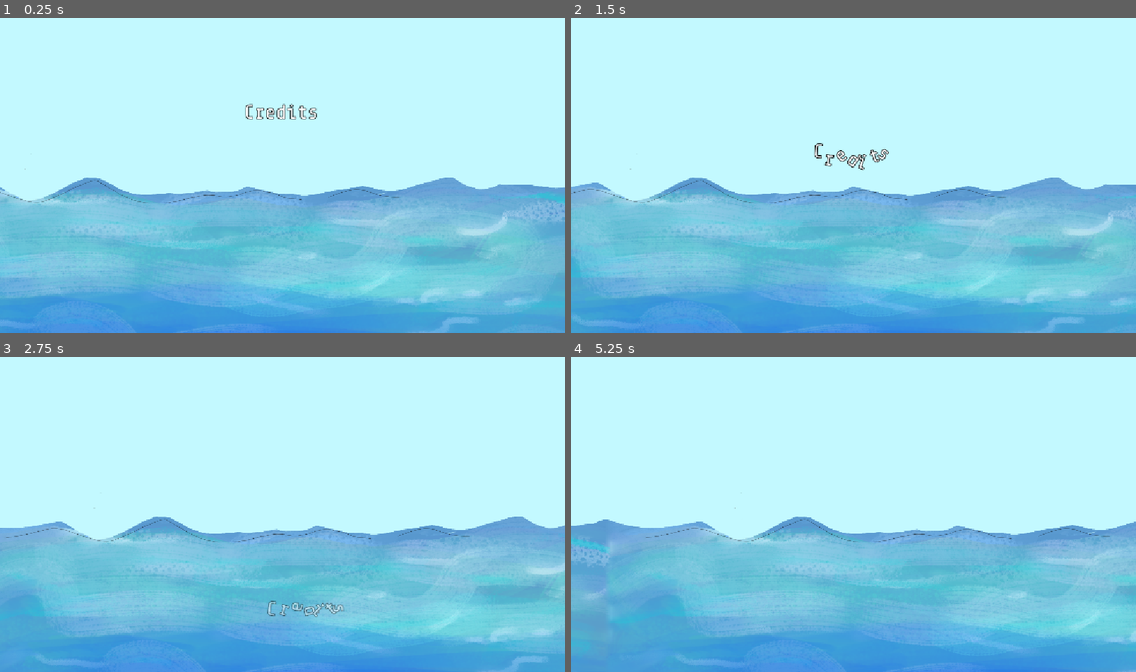
Above: before the commit, frames 1-4 (two rows, left to right).
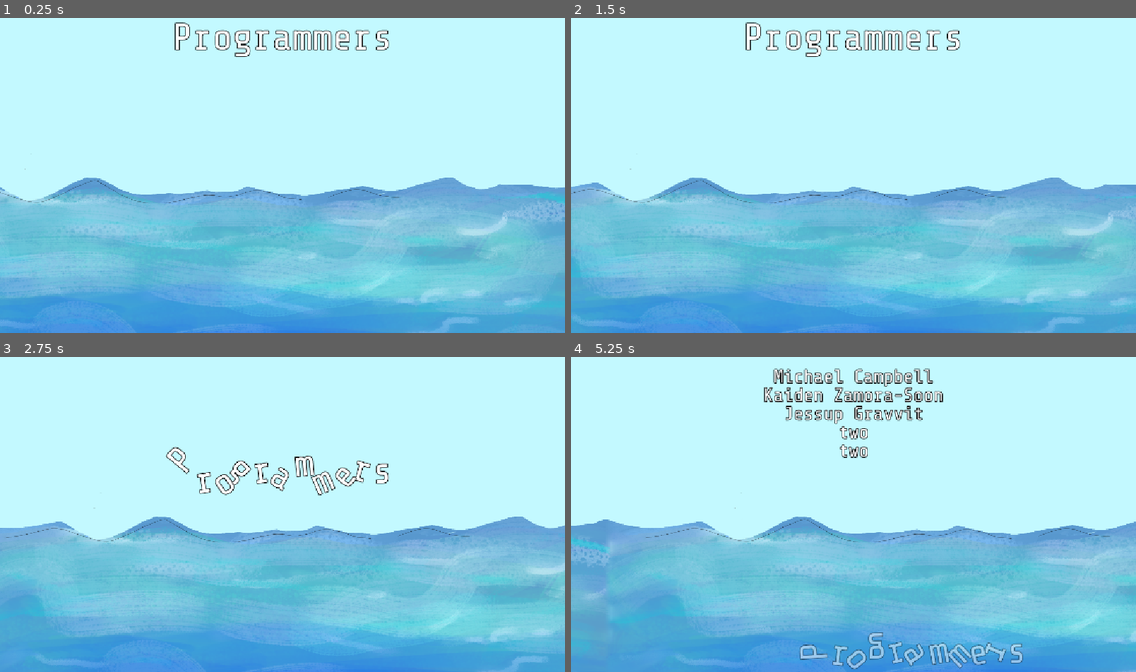
Above: after the commit, the same moments.

Repository: gmuGADIG/King-Fisher
Game: Godot game, scene res://ui/credits/credits.tscn
Same seed, same stepped clock (60 frames per second), same inputs: the game is played once before the commit and once after it. This scene is started directly instead of the project's main scene. The engine's default icon, where the game draws it, is replaced by a stand-in: a white triangle on a blue panel in a dark square. Sound files missing from this copy of the repository are replaced by a short silence.
Inputs (mouse positions are in pixels of both pictures, inside the frame that each line leads up to):
- Up to frame 1 (0.25 s): no input
- Up to frame 2 (1.5 s): tap Enter (test1) at 0.5 s; move the mouse to (977, 159) at 0.52 s; hold Right 0.53-1.25 s; hold = (add_fish) 0.53-1.25 s; click (977, 159) at 0.67 s; tap Space (jump) at 0.77 s; drag from (740, 191) to (853, 276) at 1.27 s
- Up to frame 3 (2.75 s): move the mouse to (339, 442) at 2.02 s; hold Right from 2.03 s (still down); hold W (catch_fish_main) from 2.03 s (still down)
- Up to frame 4 (5.25 s): release Right at 2.75 s; release W (catch_fish_main) at 2.75 s; drag from (825, 577) to (684, 464) at 2.77 s; move the mouse to (1023, 561) at 3.52 s; hold A (move_left) 3.53-4.25 s; hold \ (print_players) 3.53-4.25 s; tap Space (jump) at 3.77 s; drag from (684, 464) to (853, 615) at 4.27 s; move the mouse to (881, 514) at 5.02 s; hold S (move_down) from 5.03 s (still down); hold Tab (scoreboard) from 5.03 s (still down); click (881, 514) at 5.17 s

The runs differ from the first frame. In frame 1, 1.9% of the frame differs, in the area x 30-69%, y 1-33%; in frame 2, 1.9%; in frame 3, 1.8%; in frame 4, 3.9%, in the area x 34-80%, y 3-100%.

Commit message:
Generate credit lines

Diff:
--- a/ui/credits/credits.gd
+++ b/ui/credits/credits.gd
@@ -1,41 +1,76 @@
 extends Node2D
 
+class CreditData:
+	var size : int
+	var text : String
 
-@export var letter_rigidbody_packed : PackedScene
+	func get_font_size() -> int:
+		match size:
+			1:
+				return 100
+			2:
+				return 72
+			3:
+				return 50
+			_:
+				assert(false,"invalid size")
+				return -1
 
-@export var random_angular : float
-@export var random_linear : Vector2
+	func _to_string() -> String:
+		return str(size, " - ", text)
+
+@export_multiline var credits_raw : String
+
+@export var credits_text_packed : PackedScene
+
+var credits_data : Array[CreditData]
+
+
 
 # Called when the node enters the scene tree for the first time.
 func _ready() -> void:
-	$CreditsAnimation.play("credits")
-	await get_tree().create_timer(1.0).timeout
-	text_to_rigidbody($Guy,$Guy/Label)
+	for c in credits_raw.split("\n"):
+		var new_data : CreditData = CreditData.new()
+		var line_data : PackedStringArray = c.split("~")
+		new_data.size = int(line_data[0])
+		new_data.text = line_data[1]
+		credits_data.append(new_data)
 
+	#await get_tree().create_timer(1.0).timeout
+	#$CreditsText.to_letter_rigid()
+	_on_credits_timer_timeout()
 
-func text_to_rigidbody(guy : Node2D, label : Label) -> void:
-	assert(label.get_parent() == guy, "invalid pairing")
+func _on_credits_timer_timeout() -> void:
+	print("AAA")
+	generate_next_credits_group()
 
-	var text : String = label.text
-	var font_size : float = label.get_theme_font_size("font_size")
-	print(font_size)
-	for i in text.length():
-		var letter : String = text[i]
-		if letter == " ":
-			continue
+	await get_tree().create_timer(2.0).timeout
+	for child in $CreditsText.get_children():
+		if child is CreditText:
+			child.to_letter_rigid()
 
-		var pos : float = font_size*0.54*(i+0.5)
-		var new_rigid : LetterRigid = letter_rigidbody_packed.instantiate()
-		new_rigid.position = Vector2(guy.position.x+pos,guy.position.y)
-		new_rigid.letter.text = text[i]
-		new_rigid.letter.add_theme_font_size_override("font_size",font_size)
-		add_child(new_rigid)
+func generate_next_credits_group() -> void:
+	if credits_data.size() == 0:
+		return
 
-		##Random Force
-		new_rigid.linear_velocity.y = randf_range(-random_linear.y,random_linear.y)
-		new_rigid.linear_velocity.x = randf_range(-random_linear.x,random_linear.x)
+	##Up to 6 lines of credits at a time
+	for i in 6:
+		if credits_data.size() == 0:
+			break
+		var current_data : CreditData = credits_data[0]
 
-		new_rigid.angular_velocity = randf_range(-random_angular,random_angular)
-		#new_rigid.apply_torque_impulse(500)
+		##If next credit line is title, it should be skipped (unless alone)
+		if current_data.size == 1 and i != 0:
+			break
 
-	guy.queue_free()
+		credits_data.pop_front()
+
+		##Create the line of text
+		var new_credit_text : CreditText = credits_text_packed.instantiate()
+		new_credit_text.label.text = current_data.text
+		new_credit_text.label.add_theme_font_size_override("font_size",current_data.get_font_size())
+		new_credit_text.position.y = 1*i*current_data.get_font_size()
+		$CreditsText.add_child(new_credit_text)
+
+		if current_data.size == 1 and i == 0:
+			break
--- a/ui/credits/credits.tscn
+++ b/ui/credits/credits.tscn
@@ -1,10 +1,9 @@
 [gd_scene format=3 uid="uid://ctgre567eb6fp"]
 
 [ext_resource type="Script" uid="uid://dt4ctryx0tnjv" path="res://ui/credits/credits.gd" id="2_2n5wy"]
-[ext_resource type="PackedScene" uid="uid://dx6rmy7tmc1w7" path="res://ui/credits/letter_rigidbody.tscn" id="2_sunqn"]
 [ext_resource type="Texture2D" uid="uid://cgmnrkikdntxe" path="res://ui/main_menu/water.png" id="3_nnsry"]
 [ext_resource type="Texture2D" uid="uid://b6n11x0s76aku" path="res://ui/main_menu/water_mask.png" id="3_rqgi2"]
-[ext_resource type="Theme" uid="uid://dh53sqaw2xh6v" path="res://ui/themes/share_tech_mono.tres" id="4_rqgi2"]
+[ext_resource type="PackedScene" uid="uid://bqbkr71lpmjur" path="res://ui/credits/credits_text.tscn" id="5_sunqn"]
 
 [sub_resource type="Animation" id="Animation_ydyd3"]
 length = 0.001
@@ -25,9 +24,14 @@
 
 [node name="Credits" type="Node2D" unique_id=1309332414]
 script = ExtResource("2_2n5wy")
-letter_rigidbody_packed = ExtResource("2_sunqn")
-random_angular = 2.5
-random_linear = Vector2(10, 50)
+credits_raw = "1~Programmers
+3~Michael Campbell
+3~Kaiden Zamora-Soon
+3~Jessup Gravvit
+3~two
+3~two
+1~Thanks For Playing!"
+credits_text_packed = ExtResource("5_sunqn")
 
 [node name="ScrollingWater" type="Parallax2D" parent="." unique_id=306376776]
 repeat_size = Vector2(1906, 0)
@@ -67,16 +71,11 @@
 [node name="Camera2D" type="Camera2D" parent="." unique_id=1757121054]
 zoom = Vector2(0.755, 0.755)
 
-[node name="Guy" type="Node2D" parent="." unique_id=204027427]
-position = Vector2(-104, -168)
+[node name="CreditsText" type="Node2D" parent="." unique_id=1704840751]
+position = Vector2(0, -368)
 
-[node name="Label" type="Label" parent="Guy" unique_id=1684179304]
-offset_top = -40.0
-offset_right = 233.0
-offset_bottom = 42.0
-theme = ExtResource("4_rqgi2")
-theme_override_colors/font_outline_color = Color(0, 0, 0, 1)
-theme_override_constants/outline_size = 8
-theme_override_font_sizes/font_size = 53
-text = "Credits"
-vertical_alignment = 1
+[node name="CreditsTimer" type="Timer" parent="." unique_id=777950620]
+wait_time = 5.0
+autostart = true
+
+[connection signal="timeout" from="CreditsTimer" to="." method="_on_credits_timer_timeout"]
--- /dev/null
+++ b/ui/credits/credits_text.gd
@@ -0,0 +1,33 @@
+class_name CreditText
+extends Node2D
+
+@export var letter_rigid_packed : PackedScene
+@export var label : Label
+
+
+func to_letter_rigid() -> void:
+
+	var text : String = label.text
+	var font_size : float = label.get_theme_font_size("font_size")
+	print(font_size)
+	for i in text.length():
+		var letter : String = text[i]
+		if letter == " ":
+			continue
+
+		var pos : Vector2 = Vector2(
+			font_size*0.54*(i+0.5-text.length()*0.5),
+			0
+		)
+		var new_rigid : LetterRigid = letter_rigid_packed.instantiate()
+		new_rigid.position = position+pos
+		new_rigid.letter.text = text[i]
+
+		new_rigid.letter.add_theme_font_size_override("font_size",font_size)
+		new_rigid.collision_shape.shape.radius = font_size*0.25
+
+		add_sibling(new_rigid)
+
+
+
+	queue_free()
--- /dev/null
+++ b/ui/credits/credits_text.tscn
@@ -0,0 +1,29 @@
+[gd_scene format=3 uid="uid://bqbkr71lpmjur"]
+
+[ext_resource type="Theme" uid="uid://dh53sqaw2xh6v" path="res://ui/themes/share_tech_mono.tres" id="1_ddto7"]
+[ext_resource type="Script" uid="uid://dtd25k1vlecbu" path="res://ui/credits/credits_text.gd" id="1_nqiia"]
+[ext_resource type="PackedScene" uid="uid://dx6rmy7tmc1w7" path="res://ui/credits/letter_rigidbody.tscn" id="2_x5d30"]
+
+[node name="CreditsText" type="Node2D" unique_id=1782744307 node_paths=PackedStringArray("label")]
+script = ExtResource("1_nqiia")
+letter_rigid_packed = ExtResource("2_x5d30")
+label = NodePath("Label")
+
+[node name="Label" type="Label" parent="." unique_id=2032545358]
+anchors_preset = 8
+anchor_left = 0.5
+anchor_top = 0.5
+anchor_right = 0.5
+anchor_bottom = 0.5
+offset_left = -116.5
+offset_top = -41.0
+offset_right = 116.5
+offset_bottom = 41.0
+grow_horizontal = 2
+grow_vertical = 2
+theme = ExtResource("1_ddto7")
+theme_override_colors/font_outline_color = Color(0, 0, 0, 1)
+theme_override_constants/outline_size = 8
+text = "Credits"
+horizontal_alignment = 1
+vertical_alignment = 1
--- a/ui/credits/letter_rigidbody.gd
+++ b/ui/credits/letter_rigidbody.gd
@@ -1,4 +1,19 @@
 class_name LetterRigid
 extends RigidBody2D
 
+@export var collision_shape : CollisionShape2D
 @export var letter : Label
+
+@export var random_angular : float
+@export var random_linear : Vector2
+
+func _ready() -> void:
+	linear_velocity.y = randf_range(
+		-random_linear.y,random_linear.y
+	)
+	linear_velocity.x = randf_range(
+		-random_linear.x,random_linear.x
+	)
+	angular_velocity = randf_range(
+		-random_angular,random_angular
+	)
--- a/ui/credits/letter_rigidbody.tscn
+++ b/ui/credits/letter_rigidbody.tscn
@@ -4,11 +4,14 @@
 [ext_resource type="Script" uid="uid://g8dnqaww802f" path="res://ui/credits/letter_rigidbody.gd" id="1_jsc28"]
 
 [sub_resource type="CircleShape2D" id="CircleShape2D_cekt1"]
-radius = 3.0
+radius = 6.0
 
-[node name="LetterRigidbody" type="RigidBody2D" unique_id=734642876 node_paths=PackedStringArray("letter")]
+[node name="LetterRigidbody" type="RigidBody2D" unique_id=734642876 node_paths=PackedStringArray("collision_shape", "letter")]
 script = ExtResource("1_jsc28")
+collision_shape = NodePath("CollisionShape2D")
 letter = NodePath("Label")
+random_angular = 2.0
+random_linear = Vector2(10, 50)
 
 [node name="CollisionShape2D" type="CollisionShape2D" parent="." unique_id=413427714]
 shape = SubResource("CircleShape2D_cekt1")
@@ -20,9 +23,9 @@
 anchor_right = 0.5
 anchor_bottom = 0.5
 offset_left = -20.0
-offset_top = -11.5
+offset_top = -14.0
 offset_right = 20.0
-offset_bottom = 11.5
+offset_bottom = 14.0
 grow_horizontal = 2
 grow_vertical = 2
 theme = ExtResource("1_8q2nh")
Not shown, added: ui/credits/credits_text.gd.uid
